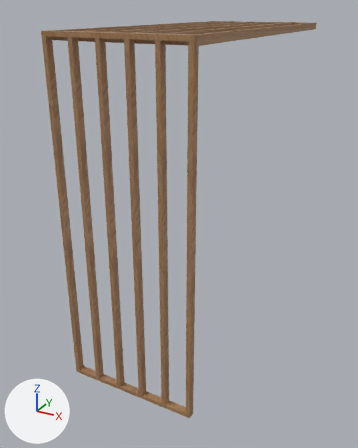
What one commit did to the glTF model models/backdrops/Moduluxe/Woodline Archway.glb.
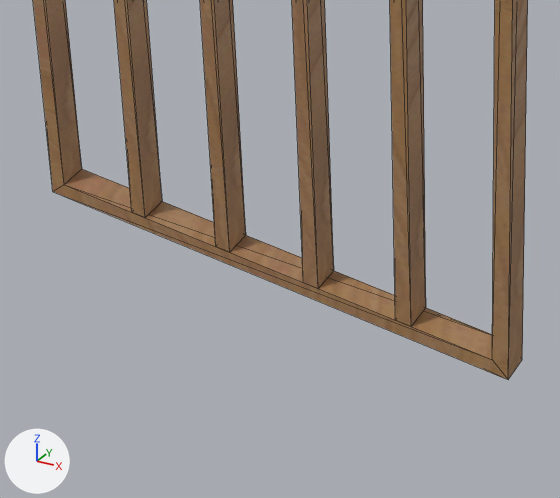
Each version appears first whole from a 50 mm lens placed at (1.593, -4.392, 2.494), pointed at (-0.084, -1.344, 0.969), and next in a close-up on the part from 18% to 57% of the width and 72% to 100% of the height. Arrows for +X, +Y and +Z are at lower left; the lights stay in place. The last two pictures show the newer version. The close-ups show mesh edges as thin lines. Where no turn or scale is listed for an object, it has been applied to the vertices.

The first close-up shows 'Woodline Archway'.
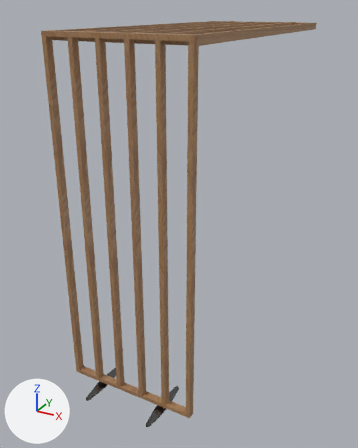
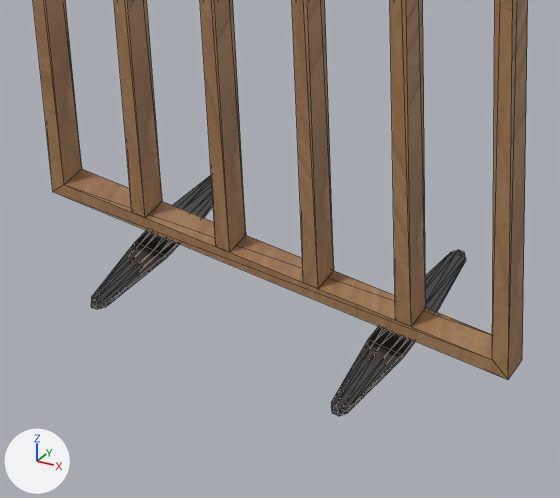
Changed parts and their boxes (x1, y1, x2, y2) in the close-ups (560 x 498 px):
```json
{"object": "toggle_feet_center.003", "change": "added", "after": [91, 175, 466, 416]}
```

Scene script edits in JSON lines:
```json
{"op": "add", "block": "mat_aluminum_test", "code": ["mat_aluminum_test = bpy.data.materials.new('Aluminum test')", "# nodes: BsdfPrincipled, Mix, OutputMaterial, VertexColor", "# colours: dark grey #6e6e6e, mixed with the vertex colours"]}
{"op": "add", "block": "me_plane_003", "code": ["me_plane_003 = bpy.data.meshes.new('Plane.003')", "me_plane_003.from_pydata(...)  # 96 vertices, 184 faces; spans x -0.277..0.277, y -0.21..0.21, z 0.0..0.008", "me_plane_003.materials.append(mat_aluminum_test)"]}
{"op": "add", "block": "ob_toggle_feet_center_003", "code": ["ob_toggle_feet_center_003 = bpy.data.objects.new('toggle_feet_center.003', me_plane_003)", "ob_toggle_feet_center_003.location = (0.0, -2.164, 0.0)"]}
```
